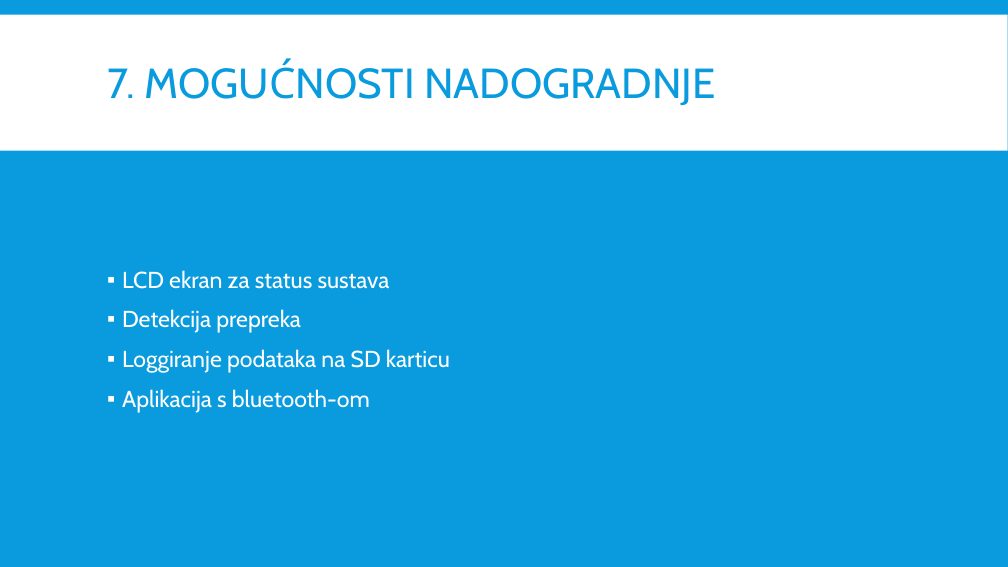
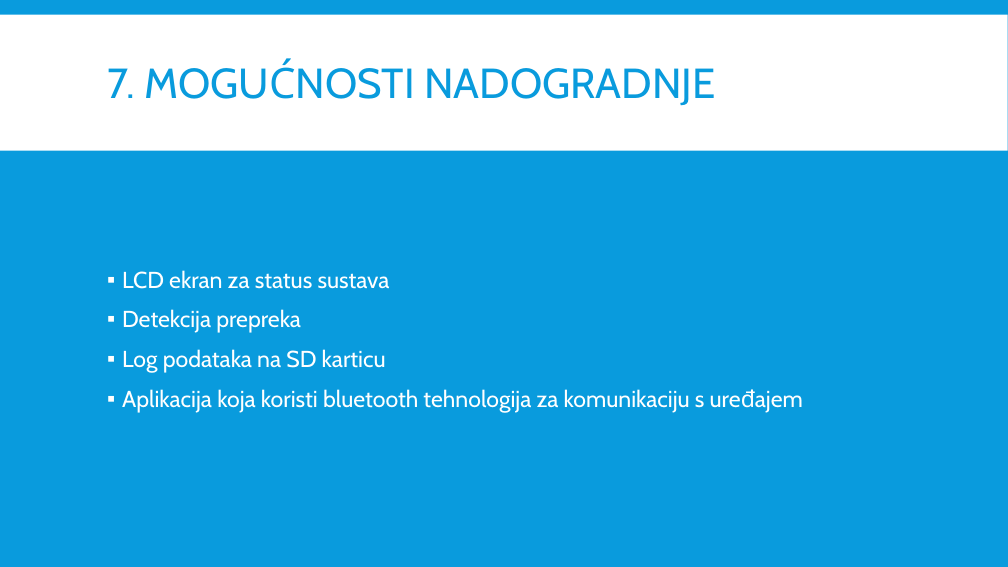
Before and after one commit to zvonimirM328/RUS-Automatski-pokazivac-skretanja-bicikla, a slide deck: slide 9 of Razvoj ugradenih sustava.pptx. Drawn at 1008x567 pixels with LibreOffice and Linux fonts; fonts in the diff are those of the drawing. Boxes give left, top, right and bottom in pixels: in the first picture for what was removed or moved away, otherwise in the second. Text is boxed around its words. In the diff, an @@ line names an element or a change of style, - is before the commit and + after.

```diff
--- a/Razvoj ugradenih sustava.pptx
+++ b/Razvoj ugradenih sustava.pptx
@@ text at [122, 349, 705, 413]: text changed @@
-▪ Loggiranje podataka na SD karticu
-▪ Aplikacija s bluetooth-om
+▪ Log podataka na SD karticu
+▪ Aplikacija koja koristi bluetooth tehnologija za komunikaciju s uređajem
```
Also in this commit, not shown: 2 other slides changed.
